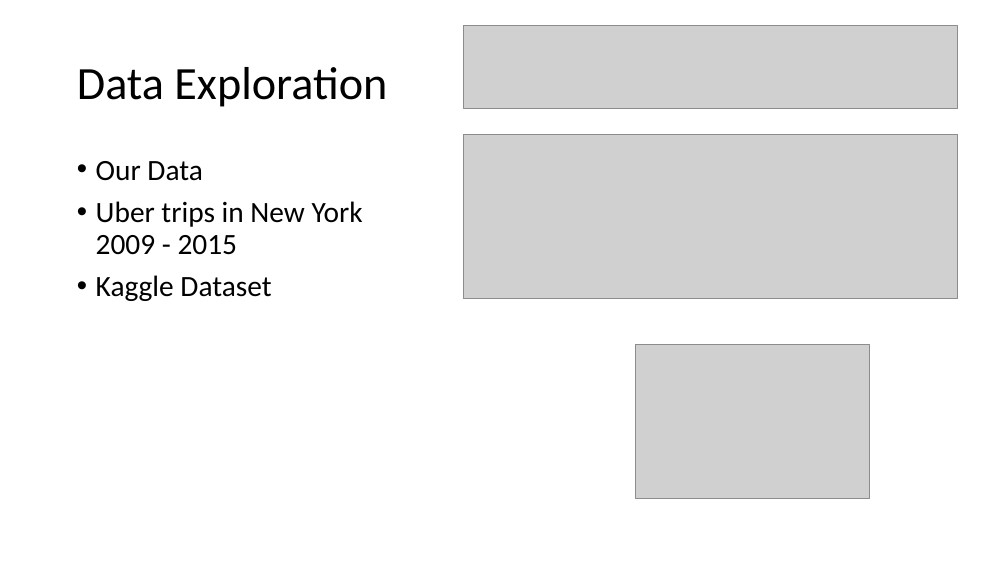
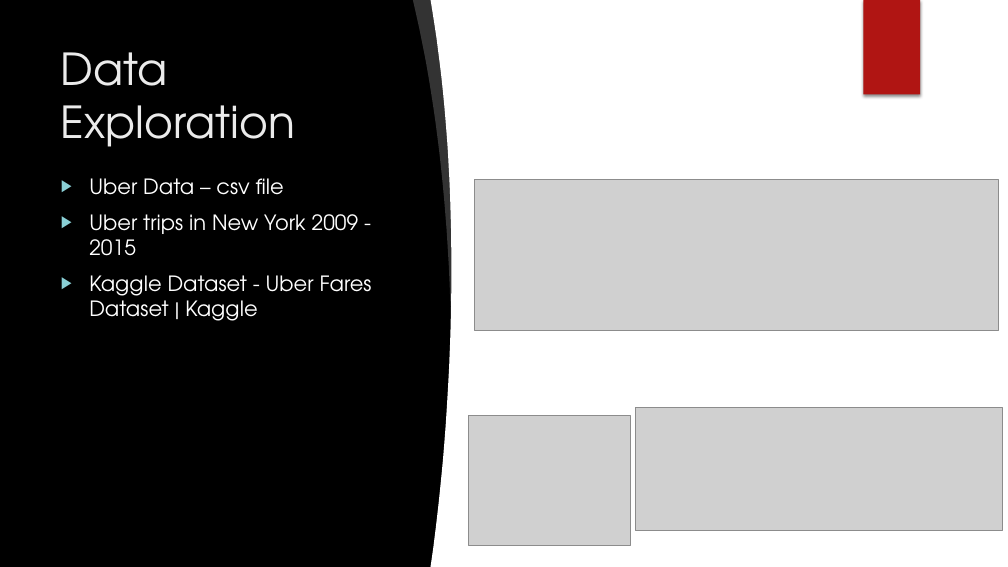
Before and after one commit to Maliha2030/Project1_The_A_Team_Uber, a slide deck: slide 4 of The A Team.pptx. Drawn at 1008x567 pixels with LibreOffice and Linux fonts; fonts in the diff are those of the drawing; grey boxes stand for pictures; background and template pictures are left out. Boxes give left, top, right and bottom in pixels: in the first picture for what was removed or moved away, otherwise in the second. Text is boxed around its words. In the diff, an @@ line names an element or a change of style, - is before the commit and + after.

```diff
--- a/The A Team.pptx
+++ b/The A Team.pptx
@@ background #FFFFFF to picture (left out) @@
@@ freeform shape added at bbox=[413, 0, 459, 307], fill #FFFFFF at 20% opacity @@
@@ freeform shape added at bbox=[430, 0, 1008, 567], fill #FFFFFF @@
@@ picture removed at bbox=[464, 26, 958, 108] @@
@@ rectangle added at bbox=[863, 0, 920, 95], fill #B01513 @@
@@ rectangle added at bbox=[864, 0, 920, 95], fill #B01513 @@
@@ title "Data Exploration": place and size @@
-title "Data Exploration" at bbox=[77, 67, 387, 107]
+title "Data Exploration" at bbox=[61, 52, 295, 147]
@@ title "Data Exploration" at bbox=[61, 52, 295, 147]: size 44 to 42 pt, font Calibri to TeX Gyre Adventor, text colour #000000 to #EBEBEB; line spacing 0.9 to 1; vertical alignment middle to top @@
@@ ellipse added at bbox=[712, 138, 944, 371], fill gradient #50B9C1 @@
@@ text "Uber Data – csv file": place and size @@
-text "Uber Data – csv file" at bbox=[96, 161, 363, 301]
+text "Uber Data – csv file" at bbox=[89, 178, 372, 321]
@@ text at bbox=[89, 178, 284, 195]: text changed; size 28 to 20 pt; font Calibri to TeX Gyre Adventor; text colour #000000 to #FFFFFF @@
-• Our Data
+▶ Uber Data – csv file
@@ picture added at bbox=[474, 179, 998, 330] @@
@@ text at bbox=[89, 214, 359, 256]: size 28 to 20 pt, font Calibri to TeX Gyre Adventor, text colour #000000 to #FFFFFF in "Uber trips in New York 2009 - ..."; bullet • to ▶; line spacing 0.9 to 1 @@
@@ text at bbox=[89, 275, 372, 321]: text changed; size 28 to 20 pt; font Calibri to TeX Gyre Adventor; text colour #000000 to #FFFFFF @@
-• Kaggle Dataset
+▶ Kaggle Dataset - Uber Fares Dataset | Kaggle
@@ picture: place and size @@
-picture at bbox=[635, 344, 870, 498]
+picture at bbox=[469, 416, 631, 545]
@@ picture: place and size @@
-picture at bbox=[464, 134, 958, 299]
+picture at bbox=[635, 408, 1003, 531]
```
Also in this commit, not shown: 8 other slides changed, 4 slides added, 3 slides removed.
